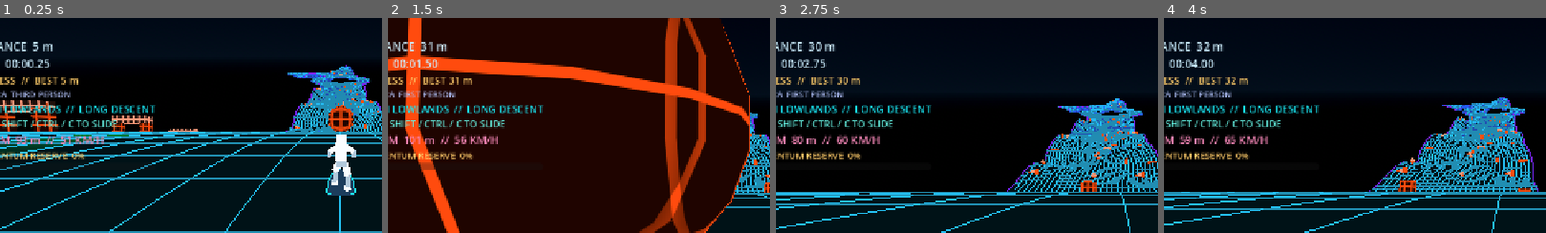
Above: before the commit, frames 1-4 (left to right).
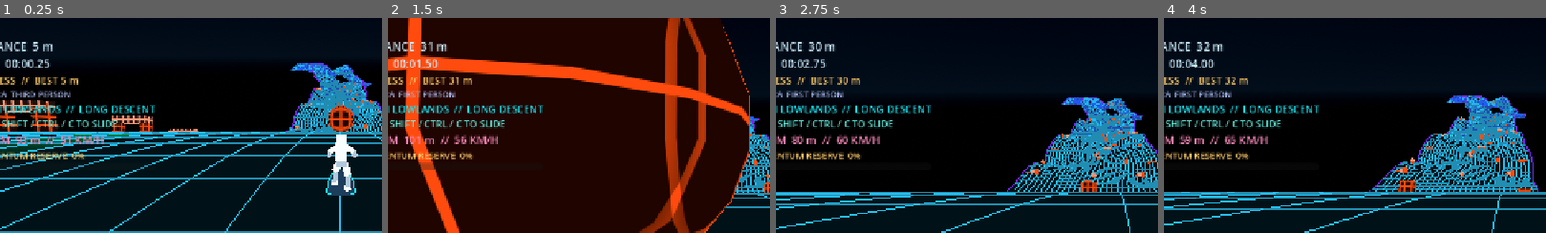
Above: after the commit, the same moments.

Repository: Unborne-Fetus/Cracked
Game: Godot game, scene res://scenes/main.tscn
Same seed, same stepped clock (60 frames per second), same inputs: the game is played once before the commit and once after it.
Inputs (mouse positions are % of the whole screen's width and height, from its top left):
- Up to frame 1 (0.25 s): no input
- Up to frame 2 (1.5 s): click "CENTER" at 0.5 s; tap Enter at 1.25 s; move the mouse to (72, 45) at 1.27 s; hold Right from 1.28 s (still down); tap Tab at 1.35 s; click (72, 45) at 1.42 s
- Up to frame 3 (2.75 s): tap Space at 1.52 s; release Right at 2 s; drag from (30, 55) to (45, 70) at 2.02 s
- Up to frame 4 (4 s): move the mouse to (60, 28) at 2.77 s; hold Right 2.78-3.5 s; tap V at 2.85 s; drag from (45, 70) to (20, 35) at 3.52 s
The pictures show only the part of the screen within x 5-55%, y 17-67%; the shares and areas given below are measured in that part.

The runs differ from the first frame. In frame 1, 1.2% of the frame differs, in the area x 75-98%, y 20-65%; in frame 2, less than 0.1%; in frame 3, 1.1%; in frame 4, 1.1%.

Commit message:
Asymmetric branch terrain, autonomous air tricks and contextual rider animations, new soundtrack composition

Diff:
--- a/scripts/course.gd
+++ b/scripts/course.gd
@@ -306,7 +306,7 @@
 		# sections, rather than squeezing banks below the safe base length.
 		length *= rng.randf_range(1.0, 1.45)
 		if kind in ["SPLIT ROUTE", "STACKED ROUTES"]:
-			length = maxf(length, maxf(420.0, planned_speed * 5.0))
+			length = maxf(length, maxf(560.0, planned_speed * 6.0))
 	var step_length := length / float(STEPS)
 	var strength := 1.0 if showcase_layout and index < 6 else rng.randf_range(0.72, 1.22)
 	var start_yaw := yaw
@@ -540,8 +540,9 @@
 	var i := clampi(int(round(at)), 1, STEPS - 1)
 	var frame := points[i]
 	var slope := (_ramp_lift(index, kind, float(i + 1), lane) - _ramp_lift(index, kind, float(i - 1), lane)) / (2.0 * step_length)
-	if kind == "STACKED ROUTES":
-		slope += (_cross_xy(kind, float(i + 1), lane).y - _cross_xy(kind, float(i - 1), lane).y) / (2.0 * step_length)
+	if kind in ["STACKED ROUTES", "SPLIT ROUTE"]:
+		var change := (_cross_xy(kind, float(i + 1), lane) - _cross_xy(kind, float(i - 1), lane)) / (2.0 * step_length)
+		return (-frame.basis.z + frame.basis.x * change.x + frame.basis.y * (slope + change.y)).normalized().y
 	return (-frame.basis.z + frame.basis.y * slope).normalized().y
 
 func _validate_routes(index: int, kind: String, points: Array[Transform3D], step_length: float, layout: Array[Dictionary], initial: Dictionary, begin_at: float = 0.0) -> Dictionary:
@@ -861,22 +862,50 @@
 func _cross_xy(kind: String, local_s: float, across: float) -> Vector2:
 	var envelope := _profile_envelope(local_s)
 	if kind == "SPLIT ROUTE":
-		var spread := 48.0 * _branch_envelope(local_s)
-		return Vector2(across + signf(across) * spread * smoothstep(0.0, 12.0, absf(across)), 0.0)
+		var u := clampf(local_s / CHUNK_LENGTH, 0.0, 1.0)
+		var e := _branch_envelope(local_s)
+		var weight := smoothstep(0.0, 12.0, absf(across))
+		if across < 0.0:
+			# Narrow high ridge: two distinct crests and alternating camber.
+			var center := 34.0 + 12.0 * sin(TAU * 2.0 * u)
+			var bank := 0.42 * sin(TAU * 1.5 * u)
+			return Vector2(across * (1.0 - 0.32 * e) - 64.0 * e * weight, e * weight * (center + bank * (across + 34.0)))
+		# Wider, deeply sunken sweeping channel: a curved cross section
+		# and gradual descent, followed by an uphill merge.
+		var bowl := pow((across - 34.0) / 26.0, 2.0) * 9.0
+		var channel := -28.0 + 10.0 * sin(TAU * u) + bowl + 0.18 * (across - 34.0) * cos(TAU * u)
+		return Vector2(across * (1.0 + 0.10 * e) + 48.0 * e * weight, e * weight * channel)
 	if kind in ["CORKSCREW TUNNEL", "HALFPIPE"]:
 		var angle := (PI * 0.975 if kind == "CORKSCREW TUNNEL" else PI * 0.48) * envelope
 		if angle > 0.0001:
 			var radius := HALF_WIDTH / angle
 			var theta := across / radius
 			return Vector2(radius * sin(theta), radius * (1.0 - cos(theta)))
-	if kind == "STACKED ROUTES" and across < 0.0:
-		# Upper deck follows a long, smooth crossover. Blend the inner
-		# edge only while it is joined to the lower road at the seams.
-		var weight := smoothstep(0.0, 4.0, -across) * _branch_envelope(local_s)
-		return Vector2(across + 60.0 * weight, 22.0 * weight)
+	if kind == "STACKED ROUTES":
+		var u := clampf(local_s / CHUNK_LENGTH, 0.0, 1.0)
+		var e := _branch_envelope(local_s)
+		if across < 0.0:
+			# Elevated flyover rises through two rolling crests.
+			var weight := smoothstep(0.0, 4.0, -across) * e
+			return Vector2(across + 60.0 * weight, (28.0 + 10.0*sin(TAU*2.0*u) + 0.23*(across+30.0)*sin(TAU*u))*weight)
+		# Lower deck stays in a sweeping half-bowl, not a flat duplicate.
+		var weight := smoothstep(0.0, 4.0, across) * e
+		return Vector2(across, weight * (-8.0 + 7.0*pow((across-30.0)/30.0,2.0) + 5.0*sin(TAU*u)))
 	return Vector2(across, 0.0)
 
 func _cross_normal(kind: String, local_s: float, across: float) -> Vector2:
+	if kind in ["SPLIT ROUTE", "STACKED ROUTES"]:
+		# Derive actual bank from each branch's geometry, not the spine.
+		# Avoid differentiating across the disconnected center.
+		var lo := across - 0.08
+		var hi := across + 0.08
+		if across < 0.0:
+			hi = minf(hi, -0.0001)
+		else:
+			lo = maxf(lo, 0.0)
+		var tangent := _cross_xy(kind, local_s, hi) - _cross_xy(kind, local_s, lo)
+		if tangent.length_squared() > 0.000001:
+			return Vector2(-tangent.y, tangent.x).normalized()
 	if kind in ["CORKSCREW TUNNEL", "HALFPIPE"]:
 		var angle := (PI * 0.975 if kind == "CORKSCREW TUNNEL" else PI * 0.48) * _profile_envelope(local_s)
 		var theta := across / HALF_WIDTH * angle
@@ -1021,6 +1050,10 @@
 				stream1 = _profile_envelope(float(i + 1)) * (1.0 - smoothstep(7.0, 12.0, absf((next_z0 + next_z1) * 0.5 - slipstream_center(index, float(i + 1)))))
 			var color0 := dark0.lerp(Color(0.11, 0.36, 0.65), shortcut0 * 0.85).lerp(Color(0.03, 0.58, 0.26), recovery0)
 			var color1 := dark1.lerp(Color(0.11, 0.36, 0.65), shortcut1 * 0.85).lerp(Color(0.03, 0.58, 0.26), recovery1)
+			if kind in ["SPLIT ROUTE", "STACKED ROUTES"]:
+				var branch_color := Color(0.25, 0.10, 0.035) if z0+z1 < 0.0 else Color(0.025, 0.20, 0.27)
+				color0 = color0.lerp(branch_color, _branch_envelope(float(i))*0.72)
+				color1 = color1.lerp(branch_color, _branch_envelope(float(i+1))*0.72)
 			_quad(fill, a, b, c, d, color0.lerp(Color(0.65, 0.24, 1.0), stream0), color1.lerp(Color(0.65, 0.24, 1.0), stream1))
 			for v: Vector3 in [a, c, b, b, c, d]:
 				faces.append(v)
@@ -1157,15 +1190,17 @@
 			# which branch is nearest. Keep off-road coordinates outside.
 			var sign_value := signf(across)
 			var magnitude := absf(across)
-			var spread := 48.0 * _branch_envelope(local_s)
-			if magnitude >= 12.0 + spread:
-				across = sign_value * (magnitude - spread)
+			var e := _branch_envelope(local_s)
+			var spread := (64.0 if sign_value < 0.0 else 48.0) * e
+			var scale_value := 1.0 - 0.32*e if sign_value < 0.0 else 1.0 + 0.10*e
+			if magnitude >= 12.0 * scale_value + spread:
+				across = sign_value * (magnitude - spread) / scale_value
 			else:
 				var low := 0.0
 				var high := 12.0
 				for iteration in range(12):
 					var mid := (low + high) * 0.5
-					if mid + spread * smoothstep(0.0, 12.0, mid) < magnitude:
+					if mid * scale_value + spread * smoothstep(0.0, 12.0, mid) < magnitude:
 						low = mid
 					else:
 						high = mid
@@ -1184,6 +1219,15 @@
 		var n := _cross_normal(kind, local_s, across)
 		raw_y = (Vector2(offset.dot(local_frame.basis.x), raw_y) - xy).dot(n)
 	return Vector3(s, across, raw_y)
+
+func rider_section_name(distance: float, across: float) -> String:
+	var kind := section_name(distance)
+	if _branch_envelope(_local_s(distance)) > 0.12:
+		if kind == "SPLIT ROUTE":
+			return "HIGH RIDGE" if across < 0.0 else "LOW CHANNEL"
+		if kind == "STACKED ROUTES":
+			return "ROLLING FLYOVER" if across < 0.0 else "LOW BOWL"
+	return kind
 
 func section_name(distance: float) -> String:
 	var index := chunk_index_at(distance)
--- a/scripts/game.gd
+++ b/scripts/game.gd
@@ -371,7 +371,7 @@
 	clock_label.text = "TIME  %02d:%05.2f" % [int(run_time / 60.0), fmod(run_time, 60.0)]
 	record_label.text = MODES[mode].to_upper() + "  //  BEST " + _distance_display(maxf(extras.best_for(mode, run_day), runner.distance - 8.0))
 	camera_label.text = "CAMERA  " + ("FIRST PERSON" if first_person else "THIRD PERSON")
-	section_label.text = str(course.biome_name(runner.distance)) + "  //  " + str(course.section_name(runner.distance))
+	section_label.text = str(course.biome_name(runner.distance)) + "  //  " + str(course.rider_section_name(runner.distance, runner.lane))
 	if not runner.is_grounded():
 		slide_label.text = "DIVING  //  CONTROLLED DESCENT" if runner.diving else ("AIRBORNE  //  DOUBLE JUMP READY" if runner.double_jump_available else "AIRBORNE  //  DOUBLE JUMP USED")
 	elif runner.is_sliding:
@@ -1280,6 +1280,11 @@
 	runner.rider_impact = float(state.get("rider_impact", 0.0))
 	runner.rider_clearance = float(state.get("rider_clearance",0.0))
 	runner.rider_dive = float(state.get("rider_dive",1.0 if runner.diving else 0.0))
+	runner.rider_flourish = float(state.get("rider_flourish",0.0))
+	runner.rider_bank = float(state.get("rider_bank",0.0))
+	runner.rider_brace = float(state.get("rider_brace",0.0))
+	runner.rider_trick_mix = float(state.get("rider_trick_mix",0.0))
+	runner.rider_trick_clock = float(state.get("rider_trick_clock",0.0))
 	runner.momentum_reserve = float(state["reserve"])
 	runner.double_jump_available = bool(state["double_jump"])
 	runner.landing_blend = 0.0
--- a/scripts/replay.gd
+++ b/scripts/replay.gd
@@ -40,7 +40,7 @@
 	var shift: Vector3 = course.get("origin_shift")
 	var pose := runner.transform
 	pose.origin += shift
-	var frame := {"t": t, "pose": pose, "shift": shift, "s": ru …(604 unchanged characters)… ider_dive": runner.get("rider_dive"), "reserve": runner.get("momentum_reserve"), …(188 unchanged characters)…
+	var frame := {"t": t, "pose": pose, "shift": shift, "s": ru …(604 unchanged characters)… ider_dive": runner.get("rider_dive"), "rider_flourish": runner.get("rider_flourish"), "rider_bank": runner.get("rider_bank"), "rider_brace": runner.get("rider_brace"), "rider_trick_mix": runner.get("rider_trick_mix"), "rider_trick_clock": runner.get("rider_trick_clock"), "reserve": runner.get("momentum_reserve"), …(188 unchanged characters)…
 	if not frames.is_empty() and t <= float(frames[-1]["t"]):
 		frames[-1] = frame
 	else:
@@ -82,7 +82,7 @@
 	result["pose"] = pose_a.interpolate_with(pose_b, blend)
 	for key in ["s", "lane", "speed", "height", "air_time", "reserve", "storm_s", "storm_speed", "storm_time"]:
 		result[key] = lerpf(float(a[key]), float(b[key]), blend)
-	for key in ["rider_crouch", "rider_phase", "rider_steer", "rider_landing", "rider_impact", "rider_clearance", "rider_dive"]:
+	for key in ["rider_crouch", "rider_phase", "rider_steer", "rider_landing", "rider_impact", "rider_clearance", "rider_dive", "rider_flourish", "rider_bank", "rider_brace", "rider_trick_mix", "rider_trick_clock"]:
 		result[key] = lerpf(float(a.get(key, 0.0)), float(b.get(key, 0.0)), blend)
 	var flip_a := float(a.get("kickflip", 1.0))
 	var flip_b := float(b.get("kickflip", 1.0))
--- a/scripts/rider_model.gd
+++ b/scripts/rider_model.gd
@@ -117,7 +117,7 @@
 func _pulse(value: float, start: float, peak: float, end: float) -> float:
 	return smoothstep(start, peak, value) * (1.0 - smoothstep(peak, end, value))
 
-func pose(crouch: float, steer: float, airborne: bool, flip: float, phase: float = 0.0, landing: float = 0.0, impact: float = 0.0, dive: bool = false, dive_blend: float = 0.0) -> void:
+func pose(crouch: float, steer: float, airborne: bool, flip: float, phase: float = 0.0, landing: float = 0.0, impact: float = 0.0, dive: bool = false, dive_blend: float = 0.0, trick_clock: float = 0.0, trick_mix: float = 0.0, flourish: float = 0.0, bank: float = 0.0, brace: float = 0.0) -> void:
 	var dive_amount := maxf(dive_blend,1.0 if dive else 0.0) if airborne else 0.0
 	# All phases are derived from recorded simulation time; camera orbit
 	# and render rate never alter the animation or the player's physics.
@@ -125,10 +125,20 @@
 	var tuck := sin(PI * clampf(flip, 0.0, 1.0)) if flipping else 0.0
 	var flick := _pulse(flip, 0.03, 0.24, 0.50) if flipping else 0.0
 	var catch_pose := _pulse(flip, 0.64, 0.83, 1.0) if flipping else 0.0
+	# Each 1.15-second airborne idle is a different board trick.
+	# The endpoints ease back to neutral so they can blend/cancel cleanly.
+	var idle := clampf(trick_mix,0.0,1.0) * (1.0-dive_amount) if airborne and not flipping else 0.0
+	var cycle := posmod(int(floor(trick_clock/1.15)),3)
+	var progress := fposmod(trick_clock,1.15)/1.15
+	var trick := sin(PI*progress)*idle
+	var shifty := trick if cycle == 0 else 0.0
+	var grab := trick if cycle == 1 else 0.0
+	var one_foot := trick if cycle == 2 else 0.0
+	var cheer := clampf(flourish,0.0,1.0) * (1.0-clampf(crouch,0.0,1.0)*0.6) if not airborne else 0.0
 	var compression := clampf(landing, 0.0, 1.0)
 	var recoil := clampf(impact, 0.0, 1.0)
-	var bend := clampf(crouch + compression * 0.45 + recoil * 0.18, 0.0, 1.0)
-	var lean := clampf(steer, -1.0, 1.0) * 0.19
+	var bend := clampf(crouch + compression * 0.45 + recoil * 0.18 + grab*0.35 + brace*0.30, 0.0, 1.0)
+	var lean := clampf(steer, -1.0, 1.0) * 0.19 - bank*0.09 + shifty*0.08
 	var balance := sin(phase * 4.2) * 0.035 * (1.0 - bend) if not airborne else 0.0
 	# Taller neutral stance (about 2.2m including the deck). Longer legs
 	# stay visibly bent during the low speed tuck rather than scaling down.
@@ -138,18 +148,21 @@
 	torso.position = chest
 	torso.rotation.x = -0.52*bend-0.85*dive_amount+recoil*0.23
 	torso.rotation.z = -lean * 1.25
-	torso.rotation.y = -steer * 0.12
+	torso.rotation.y = -steer * 0.12 - shifty * 0.55 + grab * 0.25
 	hips.position = hip
 	hips.rotation.z = -lean * 0.5
 	head.position = shoulder + Vector3(0,0.32*(1.0-0.62*dive_amount),-0.11*bend-0.23*dive_amount)
 	head.rotation.x = -0.12*bend-0.48*dive_amount+recoil*0.10
 	head.rotation.z = -lean * 0.40
-	head.rotation.y = -steer * 0.09
+	head.rotation.y = -steer * 0.09 + shifty*0.30 - bank*0.15
 	# The board leaves the feet, rotates around its longitudinal axis,
 	# then returns to level at the catch. No bank is added to the root.
 	board.position.y = 0.13 - tuck * 0.24
 	board.rotation.z = TAU * smoothstep(0.0, 1.0, flip) if flipping else 0.0
-	board.rotation.x = (-0.18 * _pulse(flip, 0.0, 0.16, 0.40) + 0.10 * catch_pose) if flipping else -0.58*dive_amount
+	board.rotation.x = (-0.18 * _pulse(flip, 0.0, 0.16, 0.40) + 0.10 * catch_pose) if flipping else -0.58*dive_amount+grab*0.29-one_foot*0.12
+	board.rotation.y = shifty*0.75-grab*0.20
+	if not flipping:
+		board.rotation.z = shifty*0.18 + grab*0.15
 	for i in range(2):
 		var sign_value := -1.0 if i == 0 else 1.0
 		# Front (left) foot flicks diagonally over the nose. The back
@@ -168,6 +181,13 @@
 			foot.y -= 0.07 * catch_pose
 		if dive_amount > 0.0 and not flipping:
 			foot = foot.lerp(board.position + board.basis * Vector3(sign_value*0.30,0.075,-0.34 if front else 0.34),dive_amount)
+		if idle > 0.0:
+			# Keep planted feet aligned with the rotated deck; only the
+			# deliberate one-foot trick removes the rear foot.
+			var planted := board.position + board.basis * Vector3(sign_value*0.30,0.075,-0.34 if front else 0.34)
+			foot = foot.lerp(planted, idle)
+			if not front:
+				foot += Vector3(one_foot*0.42,one_foot*0.33,one_foot*0.25)
 		var hip_joint := hip + Vector3(sign_value * 0.16, 0, 0)
 		var knee := _joint(hip_joint, foot, Vector3(sign_value * 0.30, 0.0, -1.0), LEG_LENGTH)
 		_segment(thighs[i], hip_joint, knee)
@@ -175,13 +195,20 @@
 		boots[i].position = foot
 		boots[i].rotation.x = (-0.38*flick if front else 0.20*tuck) - 0.58*dive_amount
 		boots[i].rotation.z = -0.38 * flick if front else 0.0
-		boots[i].rotation.y = sign_value * 0.13
+		boots[i].rotation.y = sign_value * 0.13 + board.rotation.y * idle
 		# Independent balancing arms: outward for carving, raised during
 		# a trick, forward during a dive, briefly splayed on impact.
 		var arm_start := shoulder + Vector3(sign_value * 0.27, 0, 0)
 		var spread := 0.32 + absf(steer) * 0.14 + tuck * 0.20 + recoil * 0.14
 		var arm_y := -0.43 + 0.27 * tuck + 0.18 * recoil
 		var hand := arm_start + Vector3(sign_value*lerpf(spread,0.12,dive_amount),lerpf(arm_y+sign_value*steer*0.12,-0.10,dive_amount),lerpf(-0.16-0.29*bend+sign_value*balance,0.62,dive_amount))
+		# A real reach toward the deck for the grab; counterbalancing
+		# arms for shifty/one-foot, and a brief gate/landing salute.
+		if i == 0:
+			hand = hand.lerp(board.position+board.basis*Vector3(-0.46,0.12,-0.25), grab*0.78)
+		else:
+			hand += Vector3(0.04,cheer*0.48+shifty*0.14,0.10*one_foot)
+		hand.y += brace*0.15 + sign_value*bank*0.12
 		var elbow := _joint(arm_start, hand, Vector3(sign_value * 0.7, 0, 0.65), ARM_LENGTH)
 		_segment(upper_arms[i], arm_start, elbow)
 		_segment(lower_arms[i], elbow, hand)
--- a/scripts/runner.gd
+++ b/scripts/runner.gd
@@ -53,6 +53,11 @@
 var rider_course: Node3D
 var rider_clearance := 0.0
 var rider_dive := 0.0
+var rider_flourish := 0.0
+var rider_bank := 0.0
+var rider_brace := 0.0
+var rider_trick_mix := 0.0
+var rider_trick_clock := 0.0
 var air_velocity := Vector3.ZERO
 var air_basis := Basis.IDENTITY
 var recover_air_roll := false
@@ -109,7 +114,7 @@
 	# Legacy collision scale stays independent of the articulated model.
 	rider_model.scale.y = 1.0 / maxf(0.05, avatar.scale.y)
 	rider_model.position.y = rider_clearance / maxf(0.05, avatar.scale.y)
-	rider_model.call("pose", rider_crouch, rider_steer, not grounded, kickflip_progress, rider_phase, rider_landing, rider_impact, rider_dive > 0.5, rider_dive)
+	rider_model.call("pose", rider_crouch, rider_steer, not grounded, kickflip_progress, rider_phase, rider_landing, rider_impact, rider_dive > 0.5, rider_dive, rider_trick_clock, rider_trick_mix, rider_flourish, rider_bank, rider_brace)
 
 func _update_rider_animation(delta: float) -> void:
 	rider_phase = fposmod(rider_phase + delta * (0.75 + clampf(speed / 100.0, 0.0, 1.5)), TAU * 50.0)
@@ -121,6 +126,17 @@
 	rider_landing = move_toward(rider_landing, 0.0, delta * 3.4)
 	rider_impact = move_toward(rider_impact, 0.0, delta * 3.8)
 	rider_dive = move_toward(rider_dive, 1.0 if diving and not grounded else 0.0, delta * 7.0)
+	rider_flourish = move_toward(rider_flourish, maxf(gate_timer, landing_reward_timer * 0.5), delta * 5.0)
+	var bank_target := clampf(transform.basis.x.y, -1.0, 1.0) if grounded else 0.0
+	rider_bank = lerpf(rider_bank, bank_target, 1.0-exp(-delta*7.0))
+	var brace_target := 1.0 if not grounded and air_time > 0.25 and air_velocity.y < -10.0 else 0.0
+	rider_brace = move_toward(rider_brace, brace_target, delta*4.0)
+	var idle_trick := not grounded and not diving and air_time > 0.55 and kickflip_progress >= 1.0 and rider_impact < 0.2 and rider_brace < 0.35
+	rider_trick_mix = move_toward(rider_trick_mix, 1.0 if idle_trick else 0.0, delta*5.0)
+	if idle_trick:
+		rider_trick_clock += delta
+	elif grounded or rider_trick_mix <= 0.0:
+		rider_trick_clock = 0.0
 	# Sample the actual deck footprint, not only the rider's contact
 	# point. Lift the complete visual rig enough to clear crests/banks.
 	rider_clearance = 0.0
@@ -138,6 +154,11 @@
 	fall_grace = 0.0
 	rider_clearance = 0.0
 	rider_dive = 0.0
+	rider_flourish = 0.0
+	rider_bank = 0.0
+	rider_brace = 0.0
+	rider_trick_mix = 0.0
+	rider_trick_clock = 0.0
 	rider_model.position = Vector3.ZERO
 	distance = 8.0
 	speed = START_SPEED
--- a/tests/gameplay_rules.gd
+++ b/tests/gameplay_rules.gd
@@ -46,6 +46,24 @@
 	model.call("pose", 0.0, 0.0, false, 1.0, 0.0, 1.0)
 	if model_head.position.y >= neutral_head - 0.12:
 		_fail("Landing animation does not compress the knees.")
+		return
+	# Three autonomous air poses: shifty, grab, and one-foot.
+	model.call("pose",0.5,0.0,true,1.0,0.0,0.0,0.0,false,0.0,0.575,1.0)
+	if absf(flip_board.rotation.y) < 0.45:
+		_fail("Air idle shifty does not move the board.")
+		return
+	model.call("pose",0.5,0.0,true,1.0,0.0,0.0,0.0,false,0.0,1.725,1.0)
+	if absf(flip_board.rotation.x) < 0.2:
+		_fail("Air idle grab has no deck tilt.")
+		return
+	model.call("pose",0.5,0.0,true,1.0,0.0,0.0,0.0,false,0.0,2.875,1.0)
+	var trick_rear_foot: Vector3 = model_boots[1].position
+	if trick_rear_foot.y < 0.45:
+		_fail("One-foot idle trick does not lift the rear foot.")
+		return
+	model.call("pose",0.5,0.0,true,1.0,0.0,0.0,0.0,true,1.0,0.575,1.0)
+	if absf(flip_board.rotation.y) > 0.01:
+		_fail("Diving fails to override idle trick.")
 		return
 	runner.set("grounded", false)
 	runner.set("kickflip_progress", 0.5)
@@ -754,6 +772,14 @@
 	if fork_left.origin.distance_to(fork_right.origin) < 140.0:
 		_fail("Fork branches are not physically separated.")
 		return
+	if fork_left.origin.y - fork_right.origin.y < 45.0:
+		_fail("Fork routes do not have distinct terrain elevations.")
+		return
+	var narrow_edge: Transform3D = course.call("surface_frame",split_s,-52.0,1)
+	var wide_edge: Transform3D = course.call("surface_frame",split_s,52.0,1)
+	if narrow_edge.origin.distance_to(fork_left.origin) >= wide_edge.origin.distance_to(fork_right.origin):
+		_fail("High ridge and low channel have identical widths.")
+		return
 	var fork_projected: Vector3 = course.call("project_position", fork_left.origin, split_s)
 	if absf(fork_projected.y + 28.0) > 0.2:
 		_fail("Separated branch projection does not recover its lane.")
